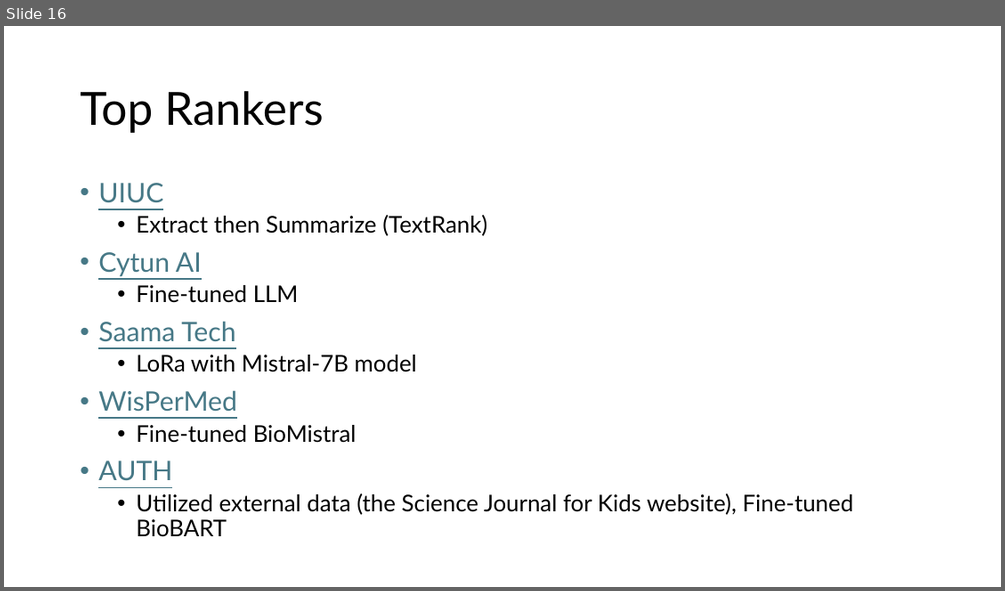
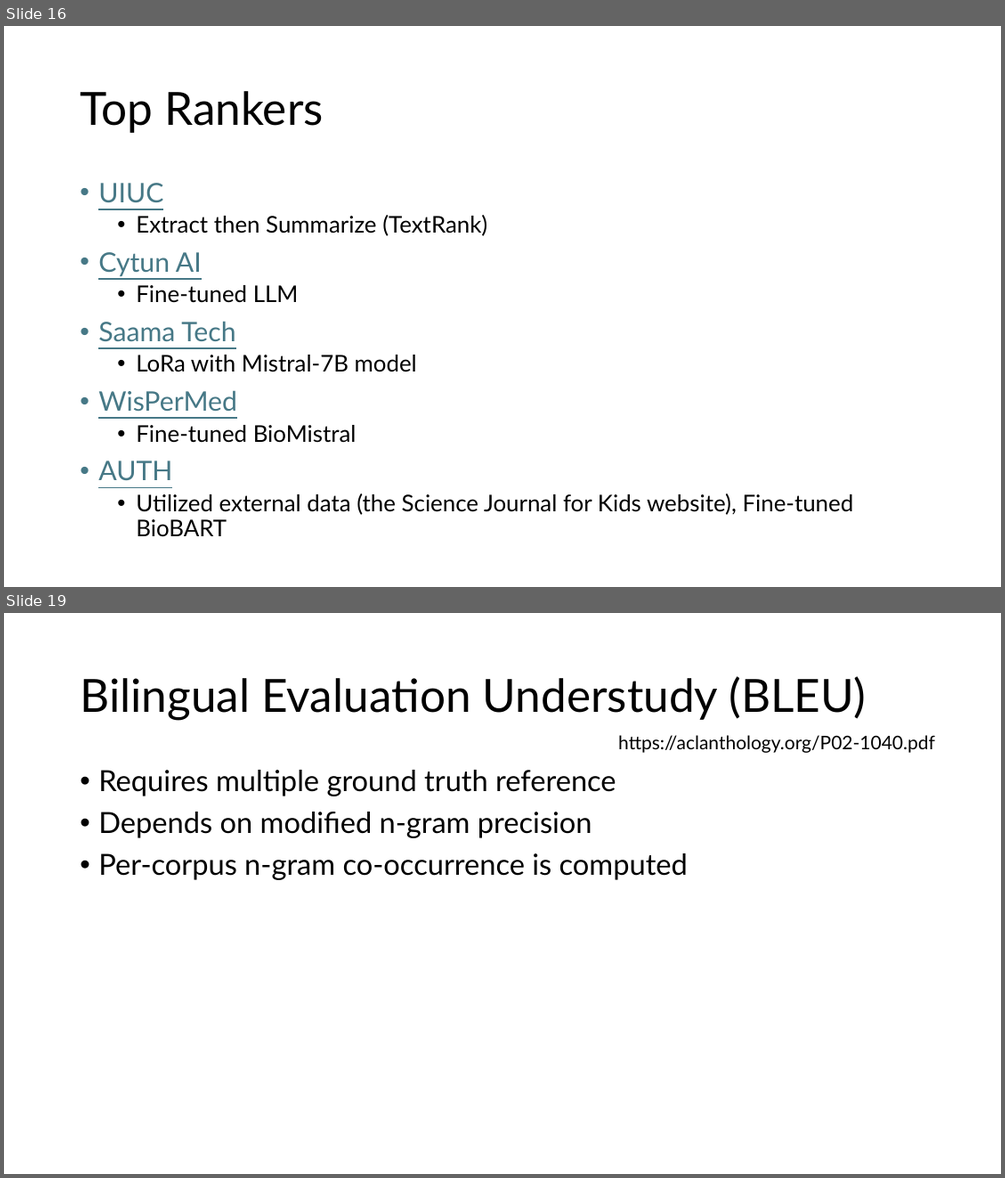
Before and after one commit to Jiho-YesNLP/24Fall-lab-meetings, a slide deck: materials/YesNLP-24Fa02-Jiho.pptx. Shown one above the other, each under a label of ours: slide 16 before the commit, slides 16 and 19 after it; the slides between them are not shown. The pictures are 1005x591 and 1005x1178 pixels, drawn with LibreOffice and Linux fonts; fonts in the diff are those of the drawing. Boxes give left, top, right and bottom in pixels: in the first picture for what was removed or moved away, otherwise in the second. Text is boxed around its words. In the diff, an @@ line names an element or a change of style, - is before the commit and + after.

```diff
--- a/materials/YesNLP-24Fa02-Jiho.pptx
+++ b/materials/YesNLP-24Fa02-Jiho.pptx
@@ slide 19 added at [4, 613, 1001, 1174], background #FFFFFF @@
@@ title added at [80, 676, 866, 720], 44 pt, text #000000 @@
+Bilingual Evaluation Understudy (BLEU)
@@ text added at [618, 735, 935, 753], 18 pt, text #000000 @@
+https://aclanthology.org/P02-1040.pdf
@@ text added at [98, 770, 688, 880], 28 pt, text #000000 @@
+• Requires multiple ground truth reference
+• Depends on modified n-gram precision
+• Per-corpus n-gram co-occurrence is computed
```
Also in this commit, not shown: 8 other slides added, 1 other file.
